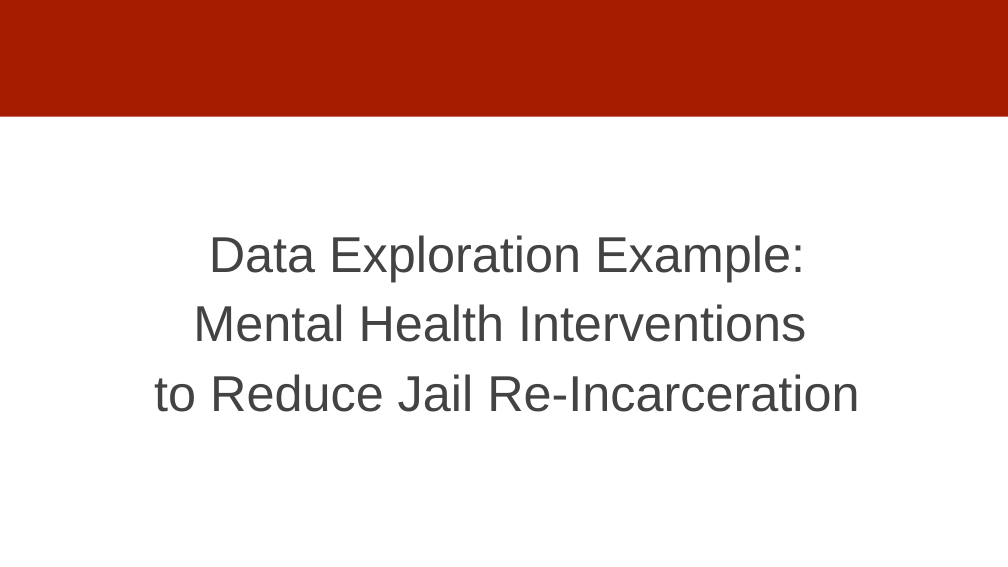
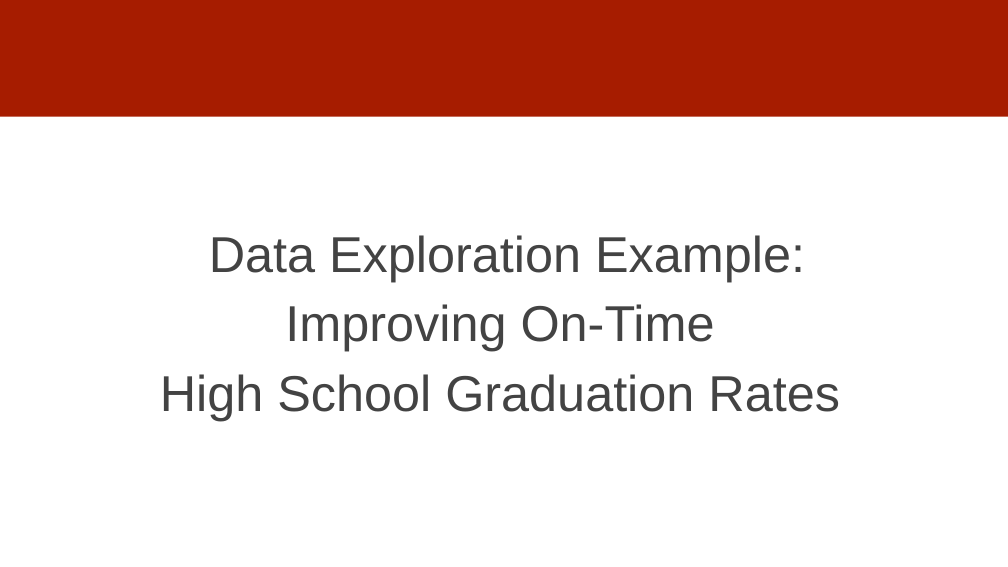
Before and after one commit to dssg/mlforpublicpolicylab, a slide deck: slide 18 of Lectures/06-data-exploration.pptx (slide 21 before the commit). Drawn at 1008x567 pixels with LibreOffice and Linux fonts; fonts in the diff are those of the drawing. Boxes give left, top, right and bottom in pixels: in the first picture for what was removed or moved away, otherwise in the second. Text is boxed around its words. In the diff, an @@ line names an element or a change of style, - is before the commit and + after.

```diff
--- a/Lectures/06-data-exploration.pptx
+++ b/Lectures/06-data-exploration.pptx
@@ text at [160,304,840,421]: text changed @@
-Mental Health Interventions
-to Reduce Jail Re-Incarceration
+Improving On-Time
+High School Graduation Rates
```
Also in this commit, not shown: 13 other slides changed, 4 slides added, 1 slide removed.
